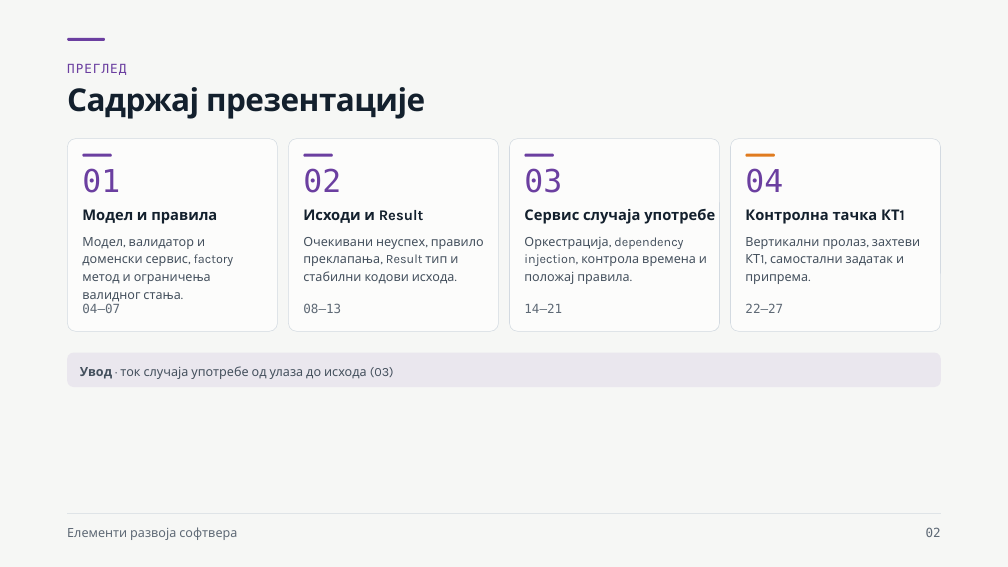
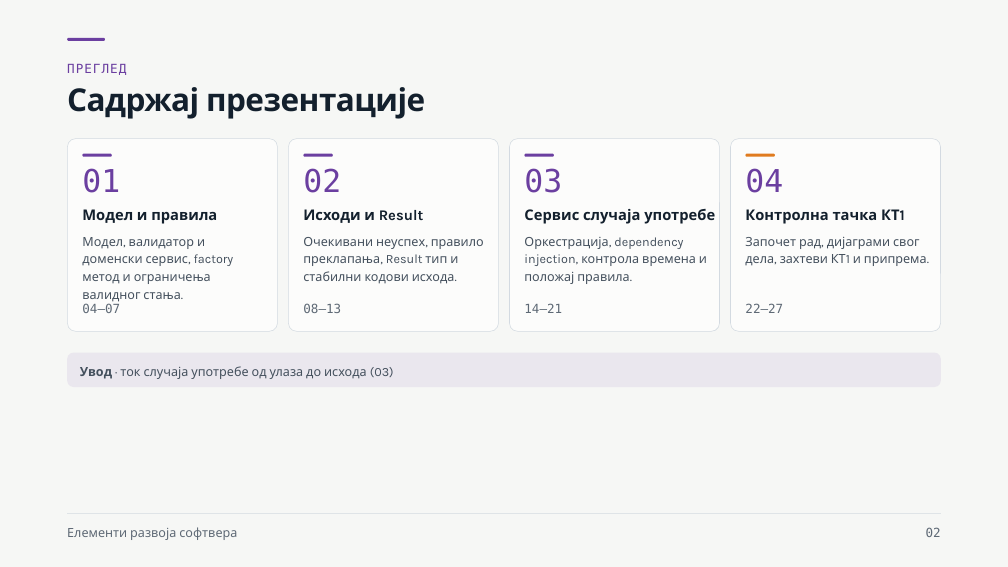
Before and after one commit to owlCoder/ftn-nastavni-materijali, a slide deck: slide 2 of Elementi razvoja softvera (ERS)/Nastavni materijali/03 Poslovna logika i slučajevi upotrebe/Poslovna logika i slučajevi upotrebe.pptx. Drawn at 1008x567 pixels with LibreOffice and Linux fonts; fonts in the diff are those of the drawing. Boxes give left, top, right and bottom in pixels: in the first picture for what was removed or moved away, otherwise in the second. Text is boxed around its words. In the diff, an @@ line names an element or a change of style, - is before the commit and + after.

```diff
--- a/Elementi razvoja softvera (ERS)/Nastavni materijali/03 Poslovna logika i slučajevi upotrebe/Poslovna logika i slučajevi upotrebe.pptx
+++ b/Elementi razvoja softvera (ERS)/Nastavni materijali/03 Poslovna logika i slučajevi upotrebe/Poslovna logika i slučajevi upotrebe.pptx
@@ text at [745, 237, 927, 266]: text changed @@
-Вертикални пролаз, захтеви КТ1, самостални задатак и припрема.
+Започет рад, дијаграми свог дела, захтеви КТ1 и припрема.
```
Also in this commit, not shown: 3 other slides changed, 21 other files.
